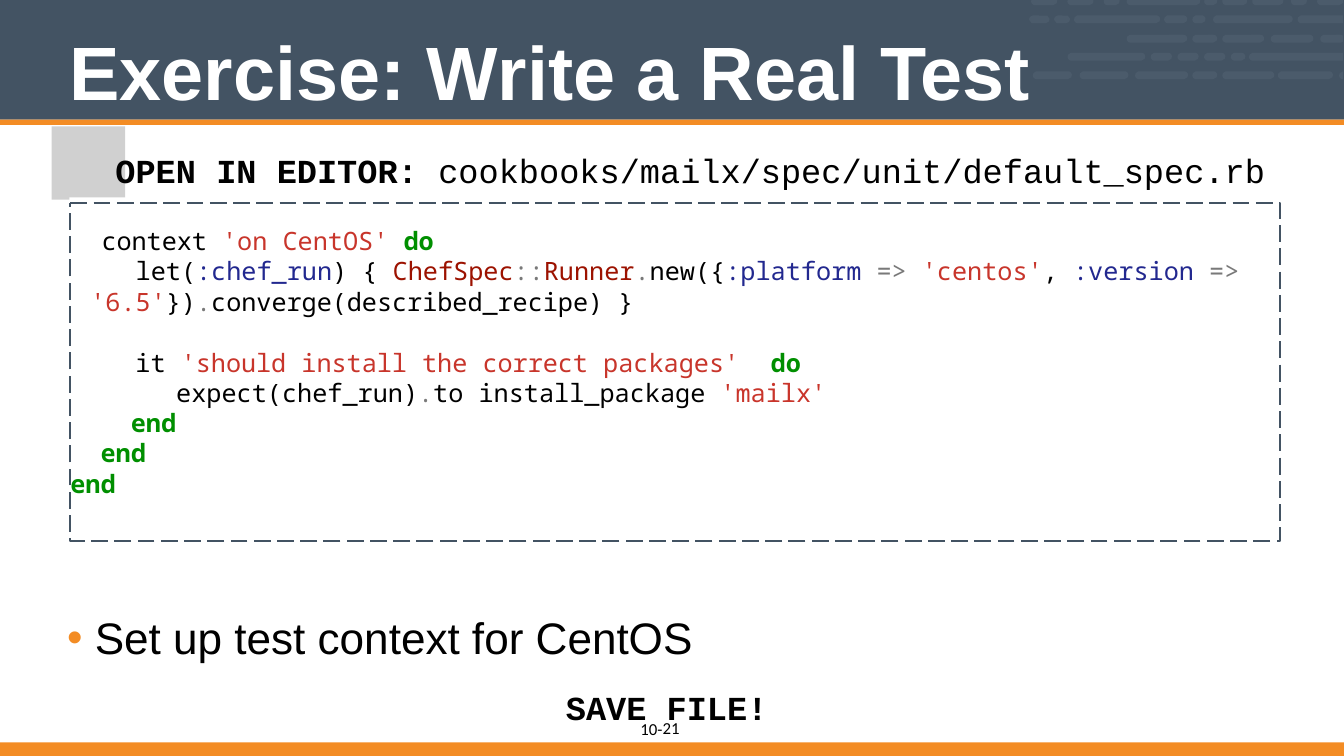
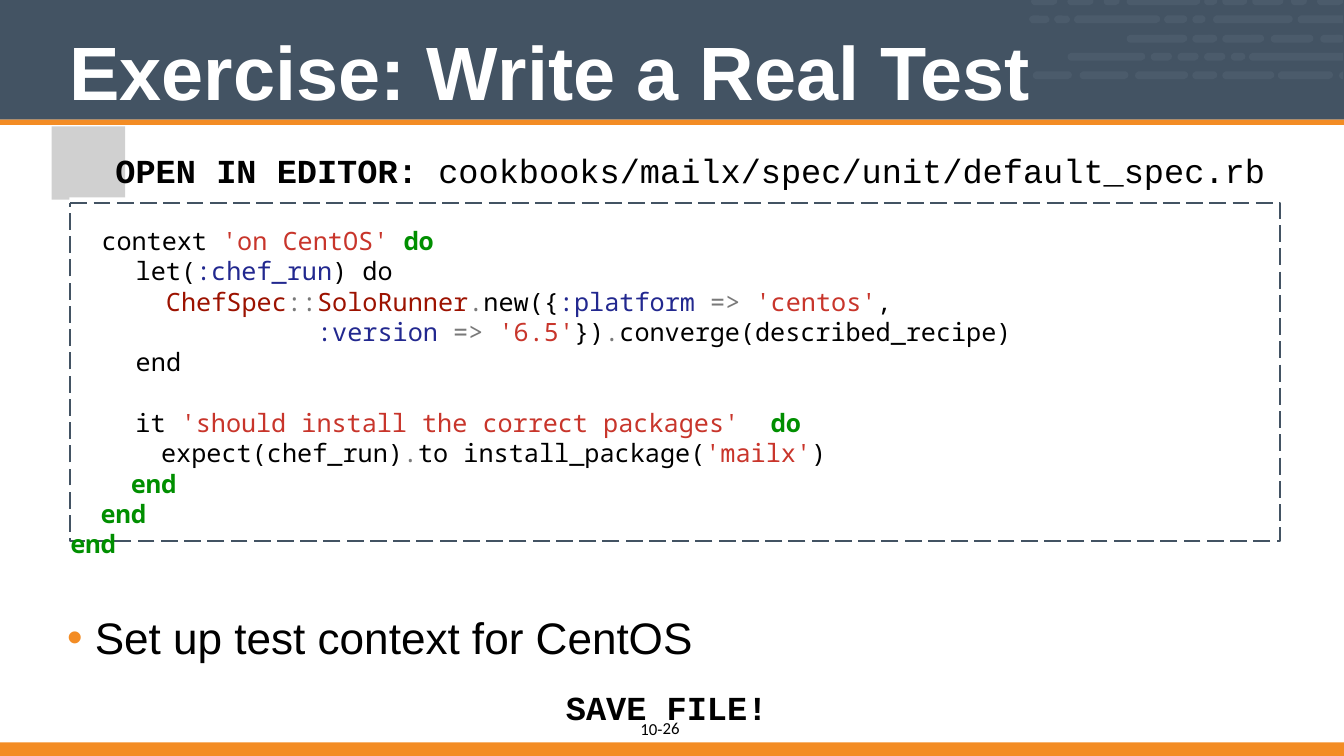
Before and after one commit to vinyar/chef-intermediate, a slide deck: slide 26 of 10-introduction_to_chefspec.pptx (slide 21 before the commit). Drawn at 1344x756 pixels with LibreOffice and Linux fonts; fonts in the diff are those of the drawing; grey boxes stand for pictures. Boxes give left, top, right and bottom in pixels: in the first picture for what was removed or moved away, otherwise in the second. Text is boxed around its words. In the diff, an @@ line names an element or a change of style, - is before the commit and + after.

Commit message:
Update Intro to ChefSpec (Module 10)
* Updated the fonts and formatting
* Updated the commands to remove the 'require_relative'
* Updated to use 'rspec --init' to generate the spec directory
* Added the command generate the spec/unit directory
* Changed coverge to now use ChefSpec::Coverage.start! instead of report! in an at_exit block
* Changed Runner to SoloRunner
* Incluced details about the two different mailx package per platform
* Called the platforms by their platform name instead of platform family

```diff
--- a/10-introduction_to_chefspec.pptx
+++ b/10-introduction_to_chefspec.pptx
@@ text in freeform shape at (136,260,1012,372): text changed @@
-let(:chef_run) { ChefSpec::Runner.new({:platform => 'centos', :version => '6.5'}).converge(described_recipe) }
+let(:chef_run) do
+ChefSpec::SoloRunner.new({:platform => 'centos',
+:version => '6.5'}).converge(described_recipe)
+end
@@ text in freeform shape at (161,442,826,468): text changed @@
-expect(chef_run).to install_package 'mailx'
+expect(chef_run).to install_package('mailx')
@@ page number at (663,722,680,734): text changed @@
-21
+26
```
Also in this commit, not shown: 17 other slides changed, 6 slides added, 1 slide removed.
